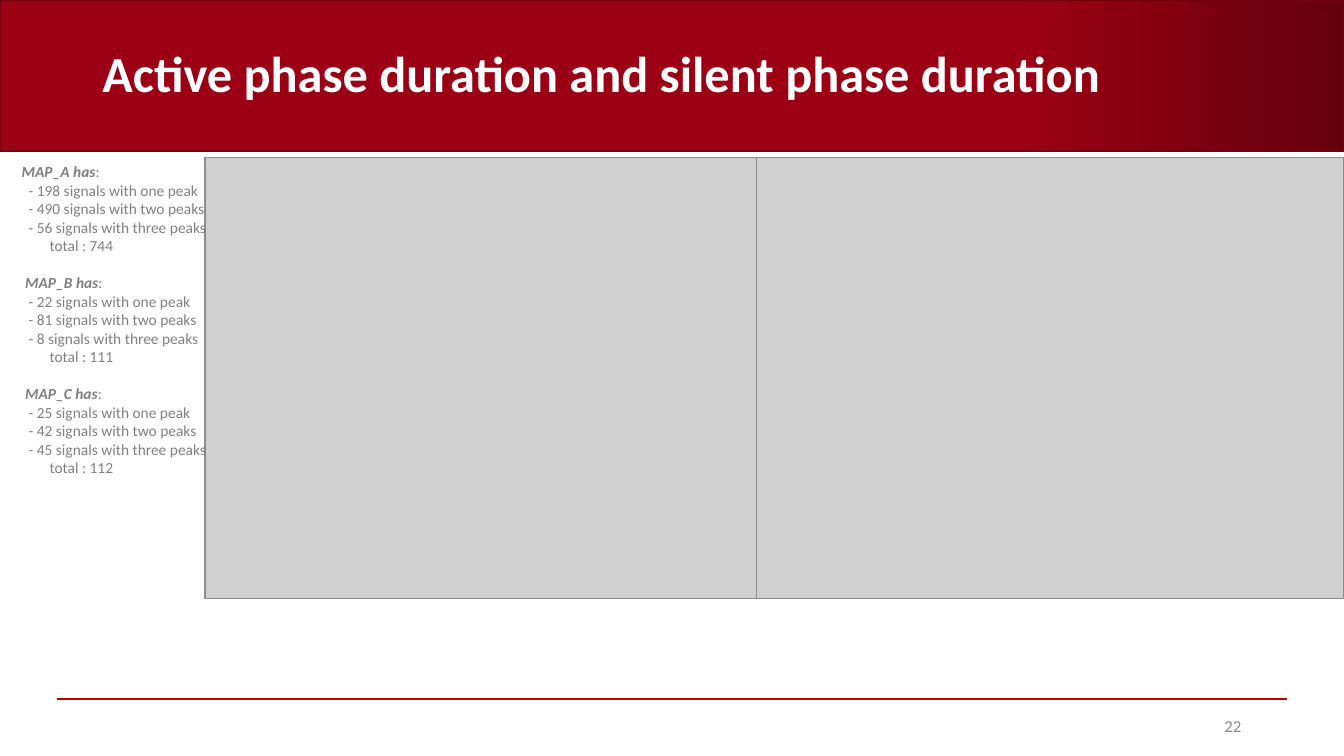
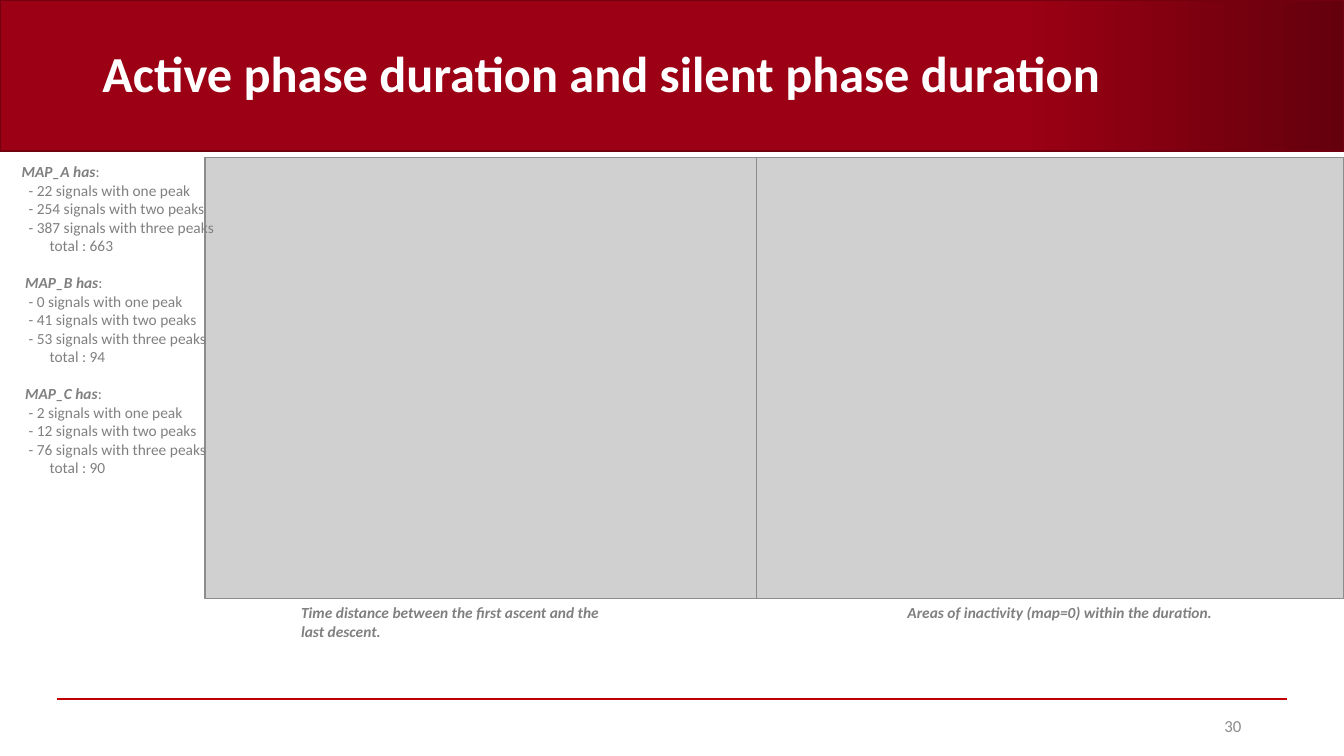
Before and after one commit to AndreaCorrado00/Tesi_magistrale_Corrado_Andrea, a slide deck: slide 30 of Documentation/7. Envelope analysis.pptx (slide 22 before the commit). Drawn at 1344x756 pixels with LibreOffice and Linux fonts; fonts in the diff are those of the drawing; grey boxes stand for pictures; background and template pictures are left out. Boxes give left, top, right and bottom in pixels: in the first picture for what was removed or moved away, otherwise in the second. Text is boxed around its words. In the diff, an @@ line names an element or a change of style, - is before the commit and + after.

```diff
--- a/Documentation/7. Envelope analysis.pptx
+++ b/Documentation/7. Envelope analysis.pptx
@@ text at [37,185,214,251]: text changed @@
-- 198 signals with one peak
-- 490 signals with two peaks
-- 56 signals with three peaks
-total : 744
+- 22 signals with one peak
+- 254 signals with two peaks
+- 387 signals with three peaks
+total : 663
@@ text at [37,296,206,362]: text changed @@
-- 22 signals with one peak
-- 81 signals with two peaks
-- 8 signals with three peaks
-total : 111
+- 0 signals with one peak
+- 41 signals with two peaks
+- 53 signals with three peaks
+total : 94
@@ text at [37,407,206,473]: text changed @@
-- 25 signals with one peak
-- 42 signals with two peaks
-- 45 signals with three peaks
-total : 112
+- 2 signals with one peak
+- 12 signals with two peaks
+- 76 signals with three peaks
+total : 90
@@ text added at [301,607,599,637], 11 pt, text #808080, bold, italic @@
+Time distance between the first ascent and the last descent.
@@ text added at [907,607,1212,621], 11 pt, text #808080, bold, italic @@
+Areas of inactivity (map=0) within the duration.
@@ page number at [1224,721,1241,732]: text changed @@
-22
+30
```
Also in this commit, not shown: 18 other slides changed, 11 slides added, 4 slides removed.
